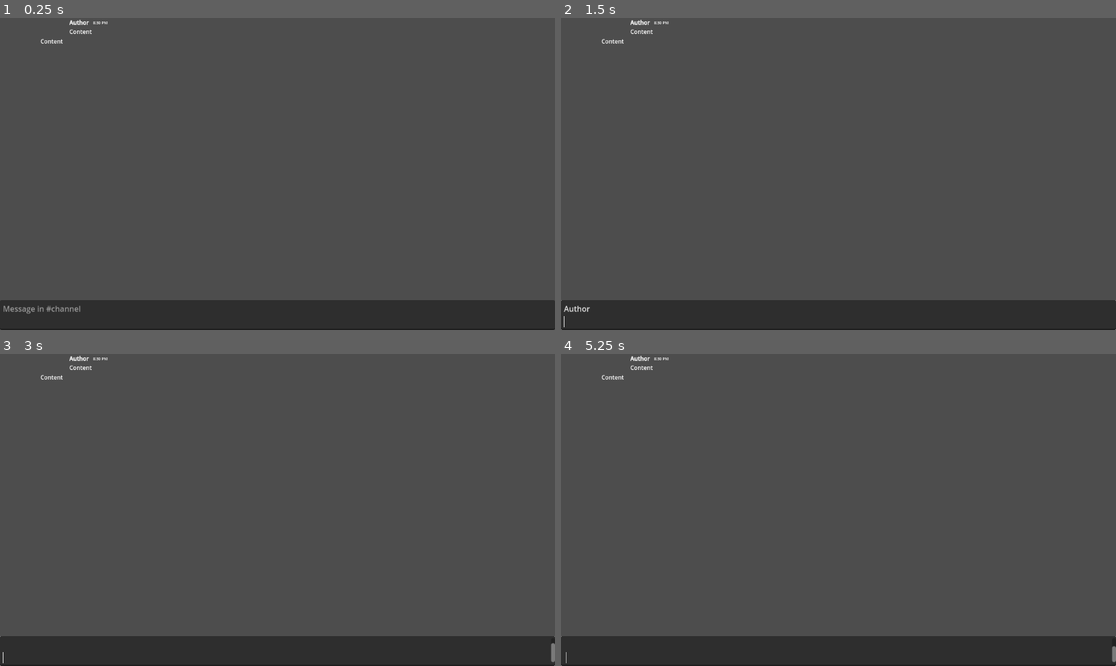
Above: before the commit, frames 1-4 (two rows, left to right).
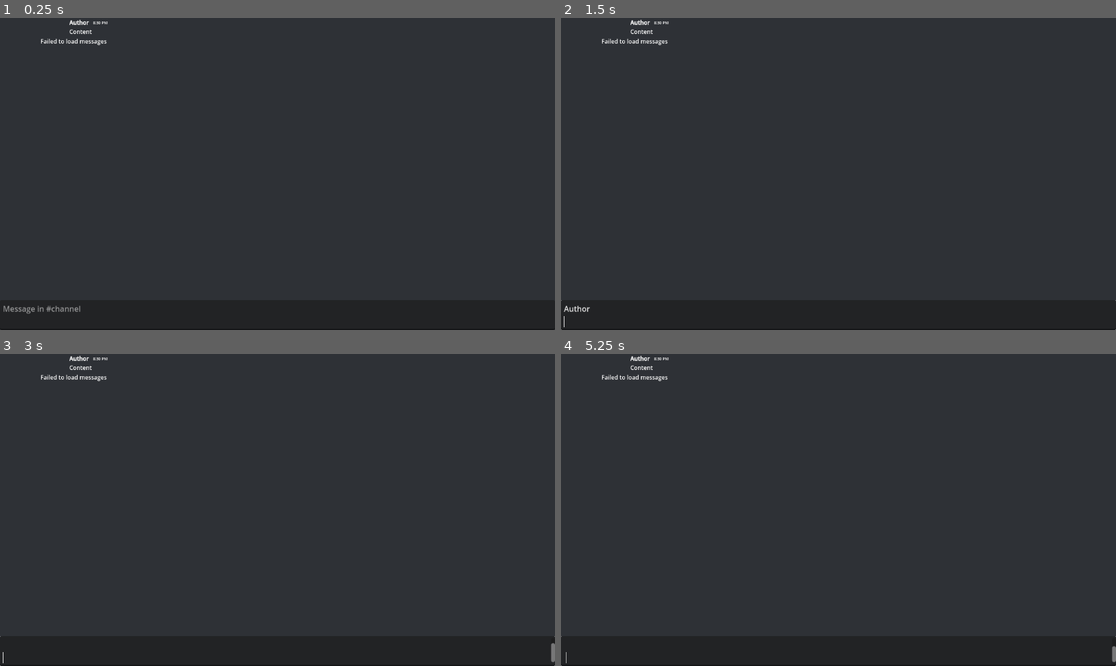
Above: after the commit, the same moments.

Repository: drtheodor/lothoclient
Game: Godot game, scene res://channel.tscn
Same seed, same stepped clock (60 frames per second), same inputs: the game is played once before the commit and once after it.
Inputs (mouse positions are in pixels of both pictures, inside the frame that each line leads up to):
- Up to frame 1 (0.25 s): no input
- Up to frame 2 (1.5 s): click (838, 314) at 0.52 s; type "Author" at 0.6 s; tap Enter at 1.25 s
- Up to frame 3 (3 s): tap Space at 2 s; tap Enter at 2.75 s
- Up to frame 4 (5.25 s): tap Space at 3.5, 5 s; tap Enter at 4.25 s

The runs differ from the first frame. In frame 1, 90% of the frame differs, in the area x 0-100%, y 0-100%; in frame 2, 90%; in frame 3, 90%; in frame 4, 90%.
Error before the commit: Invalid assignment of property or key 'visible' with value of type 'bool' on a base object of type 'null instance'. (res://message.gd:38)

Commit message:
Update UI

Diff:
--- a/channel.tscn
+++ b/channel.tscn
@@ -46,3 +46,14 @@
 [node name="Message" parent="ScrollContainer/VBoxContainer" unique_id=2052089132 instance=ExtResource("1_qkkds")]
 layout_mode = 2
 alignment = 1
+
+[node name="ColorRect" type="ColorRect" parent="." unique_id=898134598]
+z_index = -1
+layout_mode = 1
+anchors_preset = 15
+anchor_right = 1.0
+anchor_bottom = 1.0
+grow_horizontal = 2
+grow_vertical = 2
+mouse_filter = 2
+color = Color(0.18039216, 0.19215687, 0.21176471, 1)
--- a/message.gd
+++ b/message.gd
@@ -4,7 +4,7 @@
 @onready var terminator = $TerminatorLabel
 @onready var author = $VBoxContainer/Author
 @onready var label = $VBoxContainer/Content
-@onready var timeLabel = $VBoxContainer/TimeLabel
+@onready var timeLabel = $VBoxContainer/Author/TimeLabel
 @onready var spacer = $VBoxContainer/GroupSpacer
 @onready var content_spacer = $VBoxContainer/ContentSpacer
 
--- a/message.tscn
+++ b/message.tscn
@@ -77,6 +77,3 @@
 [node name="NullLabel" type="Label" parent="VBoxContainer" unique_id=749735786]
 layout_mode = 2
 theme_override_font_sizes/font_size = 4
-
-[node name="VBoxContainer2" type="VBoxContainer" parent="." unique_id=814754012]
-layout_mode = 2
